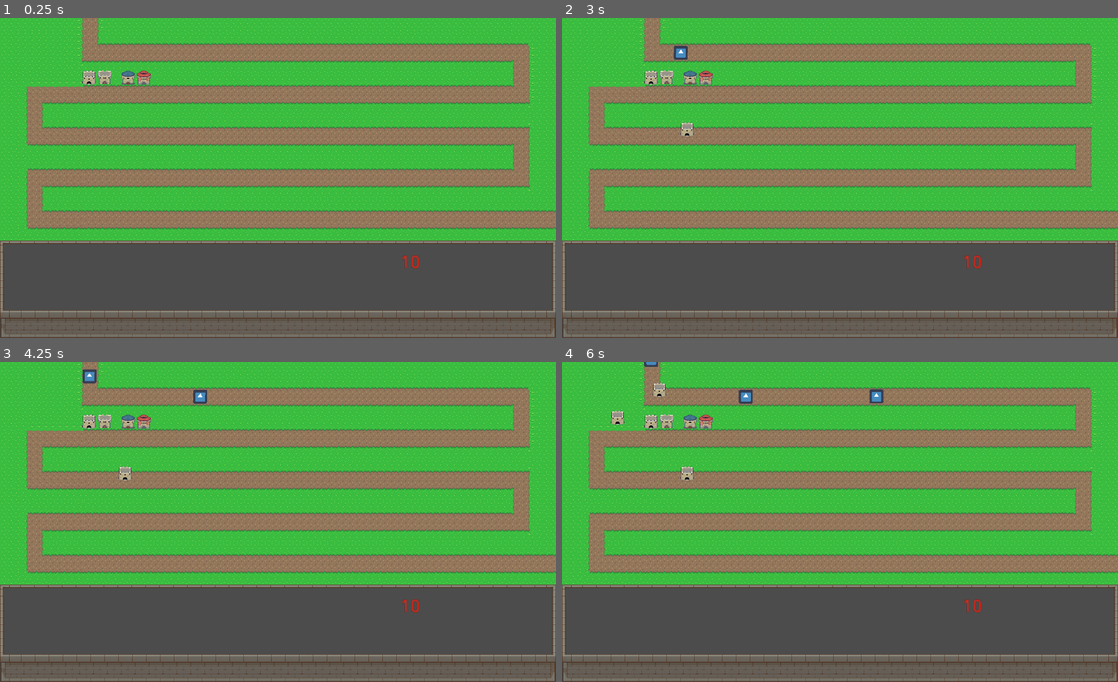
Above: before the commit, frames 1-4 (two rows, left to right).
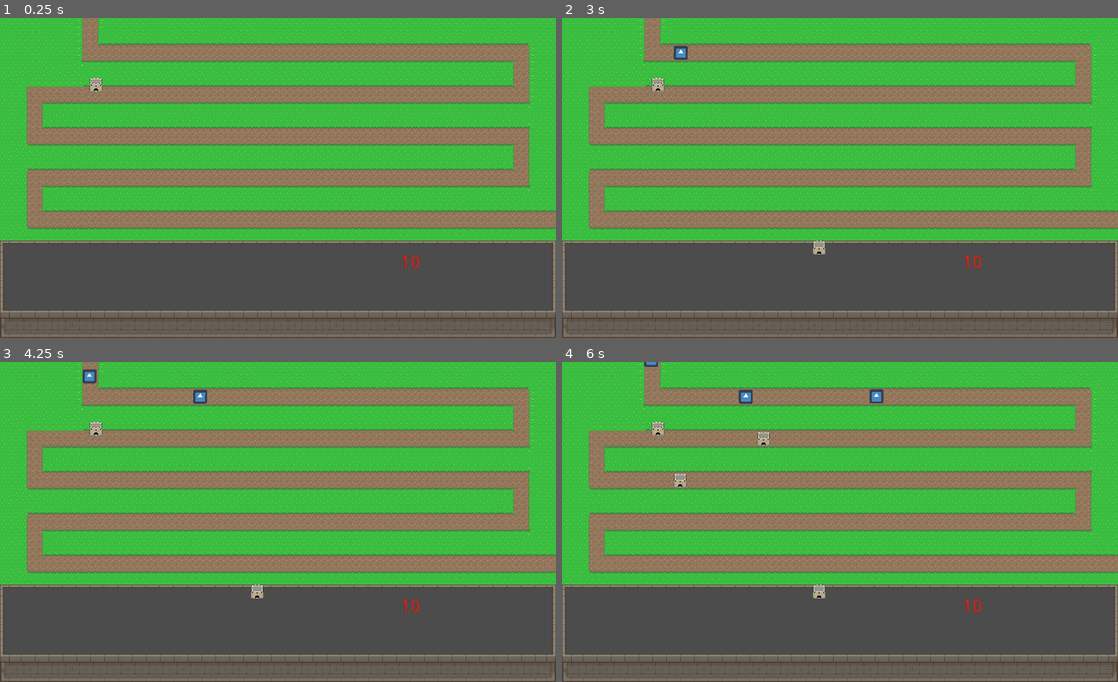
Above: after the commit, the same moments.

Repository: eheroedog/TDcollab
Game: Godot game, scene res://world1.tscn
Same seed, same stepped clock (60 frames per second), same inputs: the game is played once before the commit and once after it. The engine's default icon, where the game draws it, is replaced by a stand-in: a white triangle on a blue panel in a dark square.
Inputs (mouse positions are in pixels of both pictures, inside the frame that each line leads up to):
- Up to frame 1 (0.25 s): no input
- Up to frame 2 (3 s): tap Enter at 0.5, 2 s; move the mouse to (962, 162) at 0.52 s; hold 1 (add_tower) 0.53-1.28 s; click (962, 162) at 0.67 s; tap Space at 1.25 s; move the mouse to (728, 194) at 1.27 s; tap 1 (add_tower) at 1.35, 2.85 s; click (728, 194) at 1.42 s; move the mouse to (895, 107) at 2.02 s; hold 1 (add_tower) 2.03-2.78 s; click (895, 107) at 2.17 s; move the mouse to (812, 242) at 2.77 s; click (812, 242) at 2.92 s
- Up to frame 3 (4.25 s): move the mouse to (444, 570) at 3.52 s; hold 1 (add_tower) from 3.53 s (still down); click (444, 570) at 3.67 s
- Up to frame 4 (6 s): move the mouse to (673, 474) at 4.27 s; release 1 (add_tower) at 4.28 s; tap 1 (add_tower) at 4.35, 5.85 s; click (673, 474) at 4.42 s; move the mouse to (867, 522) at 5.02 s; hold 1 (add_tower) 5.03-5.78 s; click (867, 522) at 5.17 s; move the mouse to (756, 442) at 5.77 s; click (756, 442) at 5.92 s

The runs differ from the first frame. In frame 1, 0.4% of the frame differs, in the area x 14-28%, y 16-24%; in frame 2, 0.6%; in frame 3, 0.6%; in frame 4, 1.0%, in the area x 8-48%, y 6-74%.

Commit message:
tower_placement

Diff:
--- a/tdtest/Main.gd
+++ b/tdtest/Main.gd
@@ -23,10 +23,11 @@
 		$tower_placement.clear()
 
 		# get the tile location of the mouse cursor
-		var tile = $tower_placement.world_to_map(event.position)
+		var tile = $tower_placement.world_to_map(event.global_position)
 
 		if not tile in invalid_tiles:
 			# color green / valid tile
+			print(tile.x)
 			$tower_placement.set_cell(tile.x, tile.y, 0)
 		else:
 			# color red / invalid tile
@@ -45,6 +46,7 @@
 			# place the tower
 			var tower_instance = tower.instance()
 			tower_instance.connect("shoot_projectile", self, "shoot_projectile")
+			print(tile * Vector2(32, 32))
 			tower_instance.position = tile * Vector2(32, 32)
 			$entities.add_child(tower_instance)
 
--- a/tdtest/basicTower.tscn
+++ b/tdtest/basicTower.tscn
@@ -10,9 +10,11 @@
 script = ExtResource( 2 )
 
 [node name="Sprite" type="Sprite" parent="."]
+position = Vector2( 16.3516, 16.0543 )
 texture = ExtResource( 1 )
 
 [node name="Range" type="Area2D" parent="."]
+position = Vector2( 16.0543, 14.7164 )
 
 [node name="CollisionShape2D" type="CollisionShape2D" parent="Range"]
 shape = SubResource( 1 )
--- a/tdtest/world1.tscn
+++ b/tdtest/world1.tscn
@@ -1,17 +1,14 @@
-[gd_scene load_steps=15 format=2]
+[gd_scene load_steps=12 format=2]
 
 [ext_resource path="res://Assets/Tiles/GrassTileSetIMG.png" type="Texture" id=1]
-[ext_resource path="res://tower2.tscn" type="PackedScene" id=2]
 [ext_resource path="res://PathSpawner.gd" type="Script" id=3]
 [ext_resource path="res://basicTower.tscn" type="PackedScene" id=4]
 [ext_resource path="res://End.gd" type="Script" id=5]
 [ext_resource path="res://Main.gd" type="Script" id=6]
-[ext_resource path="res://tower1a.tscn" type="PackedScene" id=7]
-[ext_resource path="res://Assets/tower3.png" type="Texture" id=8]
 [ext_resource path="res://Assets/Tiles/tower_placement_tileset.png" type="Texture" id=9]
 [ext_resource path="res://Assets/TX Tileset Wall.png" type="Texture" id=10]
 
-[sub_resource type="TileSet" id=1]
+[sub_resource type="TileSet" id=5]
 0/name = "GrassTileSetIMG.png 0"
 0/texture = ExtResource( 1 )
 0/tex_offset = Vector2( 0, 0 )
@@ -385,12 +382,13 @@
 [node name="Nav" type="Navigation2D" parent="."]
 
 [node name="TileMap_nav" type="TileMap" parent="Nav"]
+cell_size = Vector2( 32, 32 )
 format = 1
 
 [node name="entities" type="YSort" parent="."]
 
 [node name="Path2D" type="Path2D" parent="."]
-curve = SubResource( 2 )
+curve = SubResource( 6 )
 script = ExtResource( 3 )
 
 [node name="UI" type="Node" parent="."]
@@ -415,23 +413,14 @@
 }
 
 [node name="end" type="CollisionShape2D" parent="End"]
-shape = SubResource( 3 )
+shape = SubResource( 7 )
 
 [node name="tower_placement" type="TileMap" parent="."]
 tile_set = SubResource( 4 )
+cell_size = Vector2( 32, 32 )
 format = 1
 
 [node name="Basic" parent="." instance=ExtResource( 4 )]
 position = Vector2( 204.562, 136.594 )
 
-[node name="tower2" parent="." instance=ExtResource( 2 )]
-position = Vector2( 295.185, 136.843 )
-
-[node name="tower1a" parent="tower2" instance=ExtResource( 7 )]
-position = Vector2( -54.5634, -1.09834 )
-
-[node name="tower3" type="Sprite" parent="."]
-position = Vector2( 330.506, 137.173 )
-texture = ExtResource( 8 )
-
 [connection signal="area_entered" from="End" to="End" method="_on_End_area_entered"]
Not shown: 2 places in tdtest/world1.tscn that only renumber resources
